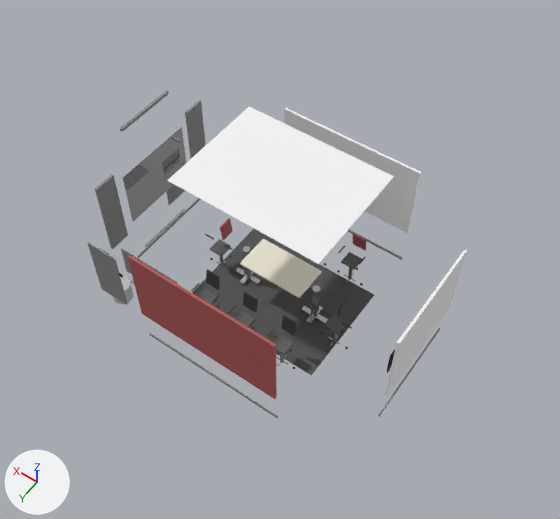
A saved change to the Blender file blend/scene0354_00.blend.
Rendered twice from a 50 mm lens placed at (-4.16, 5.84, 10.13), pointed at (-0.1, 0.17, 1.21). The lights are fixed; the arrows at lower left show +X, +Y and +Z. The first picture is the older version.

In view in the first picture: 'Ceiling', 'Chair_N1_Black_Back', 'Chair_S1_Red_Back', 'Chair_S1_Red_Post', 'Chair_S1_Red_Seat', 'Floor', 'GlassFrame_Left', 'GlassFrame_Right', 'GlassPane', 'NorthDoor_Frame', 'TableTop', 'Wall_North', 'Wall_South', 'Wall_West' and 25 more.
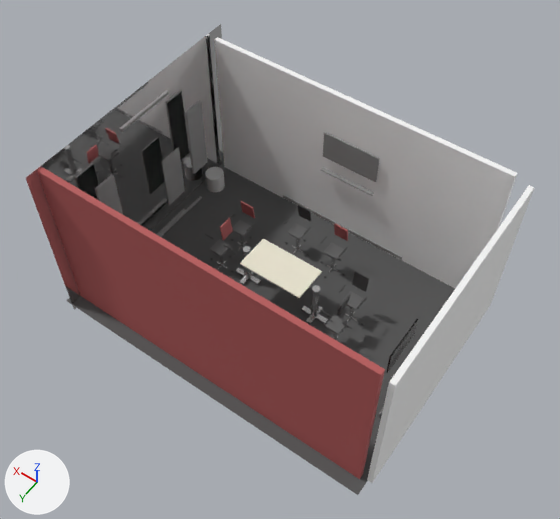
What differs and where, as boxes (x1, y1, x2, y2) in the pictures (560 x 519 px):
'Wall_North', rescaled (132% wider, 116% taller)
    before: (128, 255, 277, 399)
    after: (38, 167, 385, 479)
'Wall_South', rescaled (120% wider, 101% taller)
    before: (284, 108, 421, 233)
    after: (214, 37, 517, 289)
'Floor', rescaled (113% wider, 127% taller)
    before: (192, 229, 374, 375)
    after: (66, 163, 455, 495)
'Ceiling', hidden
    before: (167, 106, 394, 264)
'GlassPane', moved, rescaled (211% wider, 202% taller)
    before: (123, 127, 186, 221)
    after: (26, 24, 224, 310)
'Wall_West', moved, rescaled (102% wider, 101% taller)
    before: (385, 249, 467, 397)
    after: (367, 185, 534, 483)
'Chair_N1_Black_Back', moved
    before: (281, 314, 298, 336)
    after: (352, 271, 369, 292)
'Chair_S1_Red_Seat', moved
    before: (341, 252, 362, 270)
    after: (323, 242, 344, 260)
'Chair_S1_Red_Back', moved
    before: (353, 233, 366, 251)
    after: (334, 224, 348, 241)
'Chair_S3_Red_Seat', moved (not visible before)
    after: (232, 220, 252, 237)
'Chair_S1_Red_Post', moved
    before: (348, 267, 353, 280)
    after: (331, 258, 335, 270)
'Whiteboard_Frame', unchanged, uncovered by the edit
    before: (121, 248, 177, 283)
    after: (323, 132, 379, 182)

The change, as a list of edits to the scene's bpy script:
```text
Change ob_floor:
    ob_floor.scale: (2.4, 1.8, 1.0) -> (5.45, 4.09, 2.27)
Change ob_ceiling:
    add ob_ceiling.hide_set(True)
Change ob_wall_west:
    ob_wall_west.location: (-2.4, 0.0, 1.35) -> (-2.76, 0.0, 1.35)
    ob_wall_west.scale: (0.04, 1.8, 1.35) -> (0.0798, 3.59, 2.69)
Change ob_wall_north:
    ob_wall_north.scale: (2.4, 0.04, 1.35) -> (5.25, 0.0876, 2.96)
Change ob_wall_south:
    ob_wall_south.scale: (2.4, 0.04, 1.35) -> (5.03, 0.0839, 2.83)
Change ob_glasspane:
    ob_glasspane.location: (2.38, 0.0, 1.35) -> (2.6, 0.0, 1.35)
    ob_glasspane.scale: (1.0, 1.35, 1.0) -> (3.02, 4.08, 3.02)
Change ob_chair_n1_black_back:
    ob_chair_n1_black_back.location: (-0.7, 0.77, 0.75) -> (-1.12, -0.49, 0.75)
Change ob_chair_s1_red_seat:
    ob_chair_s1_red_seat.location: (-0.7, -0.95, 0.46) -> (-0.36, -0.95, 0.46)
Change ob_chair_s1_red_back:
    ob_chair_s1_red_back.location: (-0.7, -1.13, 0.75) -> (-0.36, -1.13, 0.75)
Change ob_chair_s1_red_post:
    ob_chair_s1_red_post.location: (-0.7, -0.95, 0.19) -> (-0.36, -0.95, 0.19)
Change ob_chair_s3_red_seat:
    ob_chair_s3_red_seat.location: (0.7, -0.95, 0.46) -> (1.12, -0.48, 0.46)
```
